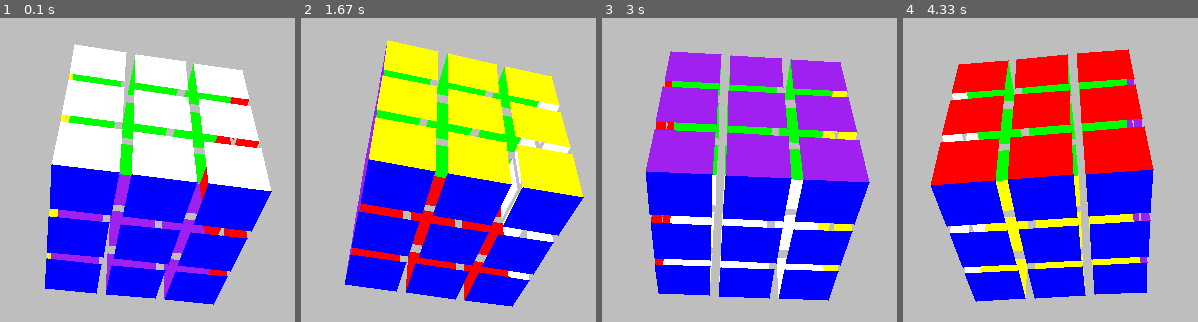
Above: before the commit, frames 1-4 (left to right).
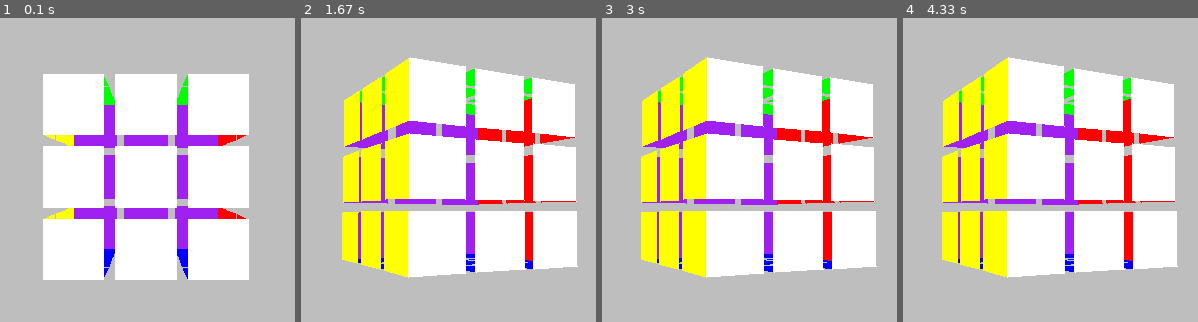
Above: after the commit, the same moments.

Repository: wordminer/rubix_3d_pygame
Game: pygame game, started from src/main.py
Two runs of this game, one before a commit and one after it. Both use one fixed random seed, a clock stepped at 60 frames per second and the inputs below.
Inputs (mouse positions are in pixels of both pictures, inside the frame that each line leads up to):
- Up to frame 1 (0.1 s): no input
- Up to frame 2 (1.67 s): press the mouse at (419, 203) at 0.37 s; move the mouse to (560, 182) at 0.47 s; release the mouse at (outside the picture) at 0.6 s; hold D 0.67-1.13 s; move the mouse to (451, 215) at 0.7 s; hold D 1.17-1.63 s
- Up to frame 3 (3 s): hold A 1.67-2.2 s; hold A 2.23-2.63 s; hold D from 2.67 s (still down)
- Up to frame 4 (4.33 s): release D at 3.3 s; hold A 3.33-3.8 s; hold D 3.83-4.3 s

The runs differ from the first frame. In frame 1, 40% of the frame differs, in the area x 14-93%, y 8-95%; in frame 2, 54%; in frame 3, 53%; in frame 4, 56%, in the area x 9-94%, y 10-94%.

Commit message:
update mouse event

Diff:
--- a/src/Window/ctr_Win.py
+++ b/src/Window/ctr_Win.py
@@ -5,9 +5,11 @@
         self.width = width
         self.hight = hight
         self.window = display.set_mode((self.width, self.hight))
+        self.event_save = ""
 
     def control_event(self):
         for events in event.get():
+            self.event_save = events
             if events.type == QUIT:
                 return False
 
@@ -16,6 +18,7 @@
                     return "a"
                 if events.key == K_d:
                     return "d"
+
 
     def draw_point(self, color_point, coord_point : tuple[float, float], radius_point):
         draw.circle(self.window,
--- /dev/null
+++ b/src/Window/ctr_mouse.py
@@ -0,0 +1,32 @@
+from pygame import MOUSEBUTTONDOWN, MOUSEBUTTONUP, mouse
+from time import time
+
+class Handle_mouse():
+    def __init__(self, time_check_mouse):
+        self.Is_click = False
+        self.time_mouse = time_check_mouse
+
+    def Checking_mouse(self, event):
+        if event.type == MOUSEBUTTONDOWN:
+            self.Is_click = True
+            self.x, self.y = mouse.get_pos()
+            self.time_start = time()
+
+        elif event.type == MOUSEBUTTONUP:
+            self.Is_click = False
+
+    def Mouse_move(self):
+        if self.Is_click:
+            if self.time_couting():
+                self.x, self.y = mouse.get_pos()
+            new_x, new_y = mouse.get_pos()
+
+            return new_x - self.x, new_y - self.y
+        return 0,0
+
+    def time_couting(self):
+        time_now = time()
+        if time_now - self.time_start >= self.time_mouse:
+            self.time_start = time()
+            return True
+        return False
--- a/src/main.py
+++ b/src/main.py
@@ -1,4 +1,6 @@
 from Window.ctr_Win import WINDOW
+from Window.ctr_mouse import Handle_mouse
+
 from Rubix_ctr import Rubix
 from Rubix_ctr import rotation_ctr
 
@@ -6,26 +8,26 @@
 
 game_dis = WINDOW(const.WIN_WIDTH, const.WIN_HIGHT)
 Cube = Rubix.Rubix_cube(3,3,3,1,0.2)
+Mouse = Handle_mouse(0.2)
 
 Cube.create_cube()
 
 x = 0
 
-Cube.set_distance_argument(const.CAMERA_COORD)
-rotation_ctr.Rotate_Cube(Cube, (45,0,0))
+# Cube.set_distance_argument(const.CAMERA_COORD)
+# rotation_ctr.Rotate_Cube(Cube, (45,0,0))
 
 while True:
 
     event = game_dis.control_event()
 
-
+    Mouse.Checking_mouse(game_dis.event_save)
+    x_mouse, y_mouse = Mouse.Mouse_move()
 
     Cube.set_distance_argument(const.CAMERA_COORD)
-    rotation_ctr.Rotate_Cube(Cube, (0,1,0))
+    rotation_ctr.Rotate_Cube(Cube, (-y_mouse/50,x_mouse/50,0))
 
     #print(Cube.Color_face)
-
-
 
     const.CAMERA_COORD = (x,0,10)
     if event == False:
